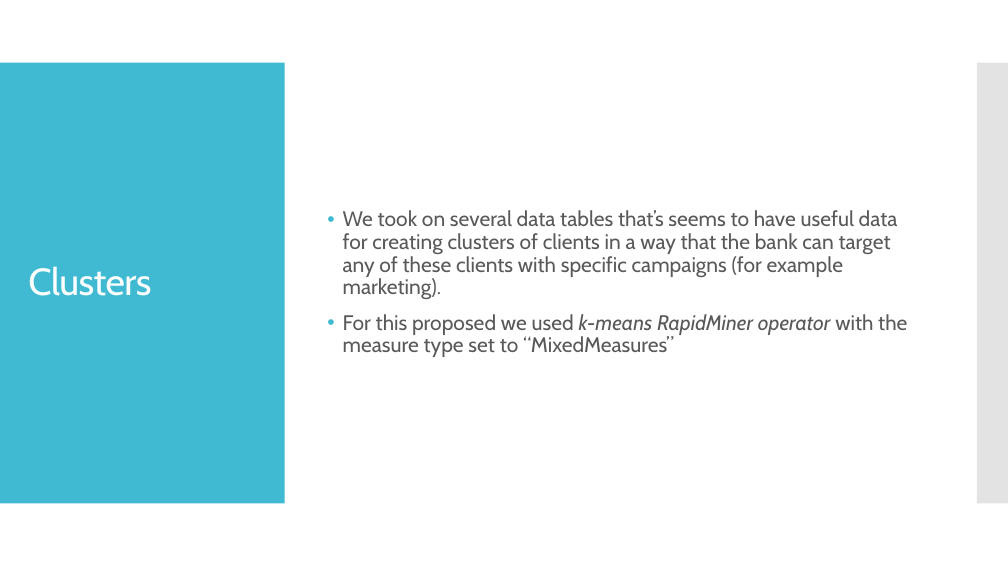
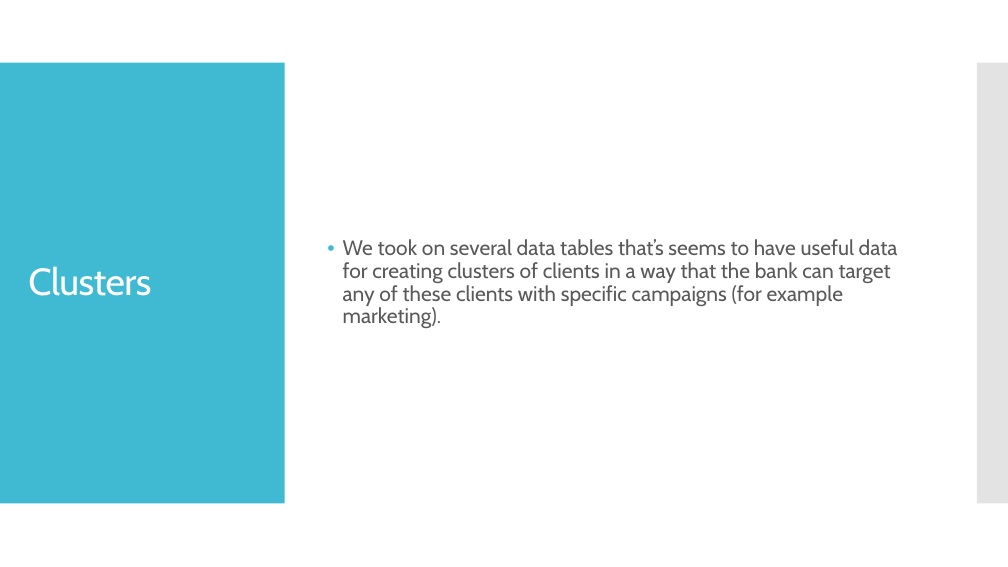
Before and after one commit to jpdias/banking-dm-case-study, a slide deck: slide 12 of Banking Data Mining.pptx. Drawn at 1008x567 pixels with LibreOffice and Linux fonts; fonts in the diff are those of the drawing. Boxes give left, top, right and bottom in pixels: in the first picture for what was removed or moved away, otherwise in the second. Text is boxed around its words. In the diff, an @@ line names an element or a change of style, - is before the commit and + after.

```diff
--- a/Banking Data Mining.pptx
+++ b/Banking Data Mining.pptx
@@ text at [343,314,907,357]: paragraph removed @@
-• For this proposed we used k-means RapidMiner operator with the measure type set to “MixedMeasures”
```
Also in this commit, not shown: 2 other slides changed, 6 slides added, 3 slides removed, 16 other files.
